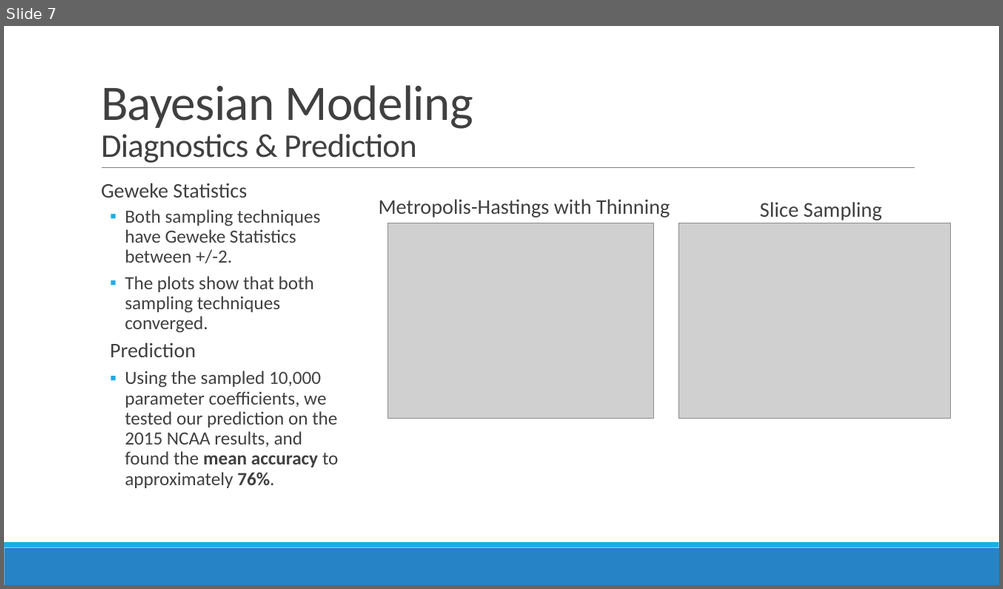
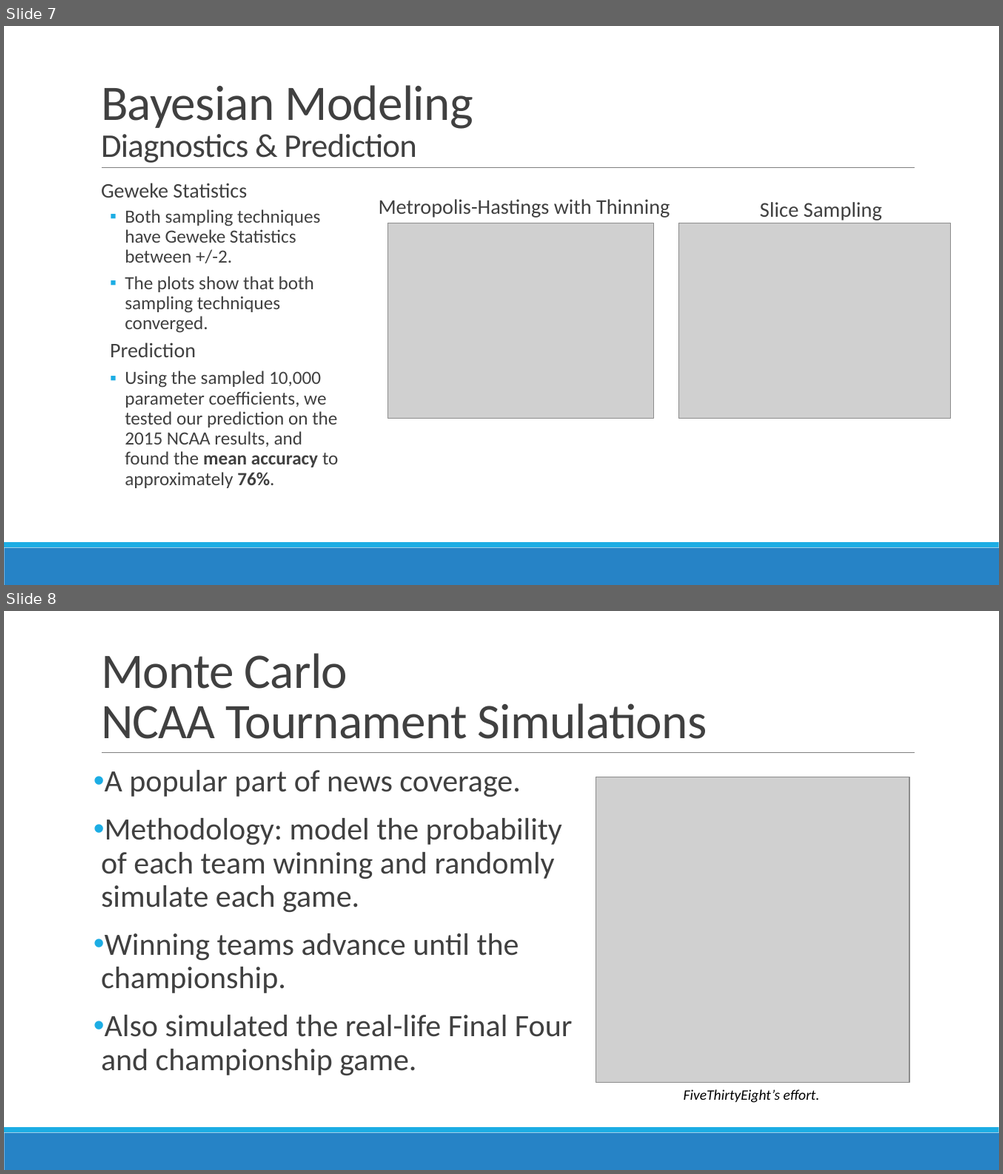
Before and after one commit to micahlanier/bayesket-ball, a slide deck: screen_cast/Screen_cast.pptx. Shown one above the other, each under a label of ours: slide 7 before the commit, slides 7 and 8 after it. The pictures are 1003x589 and 1003x1174 pixels, drawn with LibreOffice and Linux fonts; fonts in the diff are those of the drawing; grey boxes stand for pictures. Boxes give left, top, right and bottom in pixels: in the first picture for what was removed or moved away, otherwise in the second. Text is boxed around its words. In the diff, an @@ line names an element or a change of style, - is before the commit and + after.

```diff
--- a/screen_cast/Screen_cast.pptx
+++ b/screen_cast/Screen_cast.pptx
@@ slide 8 added at <box>4,611,999,1170</box>, background #FFFFFF; not listed: 3 template elements that a slide beside it also shows @@
@@ title added at <box>101,653,707,739</box>, 48 pt, text #404040 @@
+Monte Carlo
+NCAA Tournament Simulations
@@ text added at <box>101,770,572,1076</box>, 30 pt, text #404040 @@
+• A popular part of news coverage.
+• Methodology: model the probability of each team winning and randomly simulate each game.
+• Winning teams advance until the championship.
+• Also simulated the real-life Final Four and championship game.
@@ picture added at <box>596,777,909,1083</box> @@
@@ text added at <box>683,1090,819,1103</box>, 14 pt, text #000000, italic @@
+FiveThirtyEight’s effort.
```
Also in this commit, not shown: 1 slide changed, 4 other slides added, 3 slides removed.
